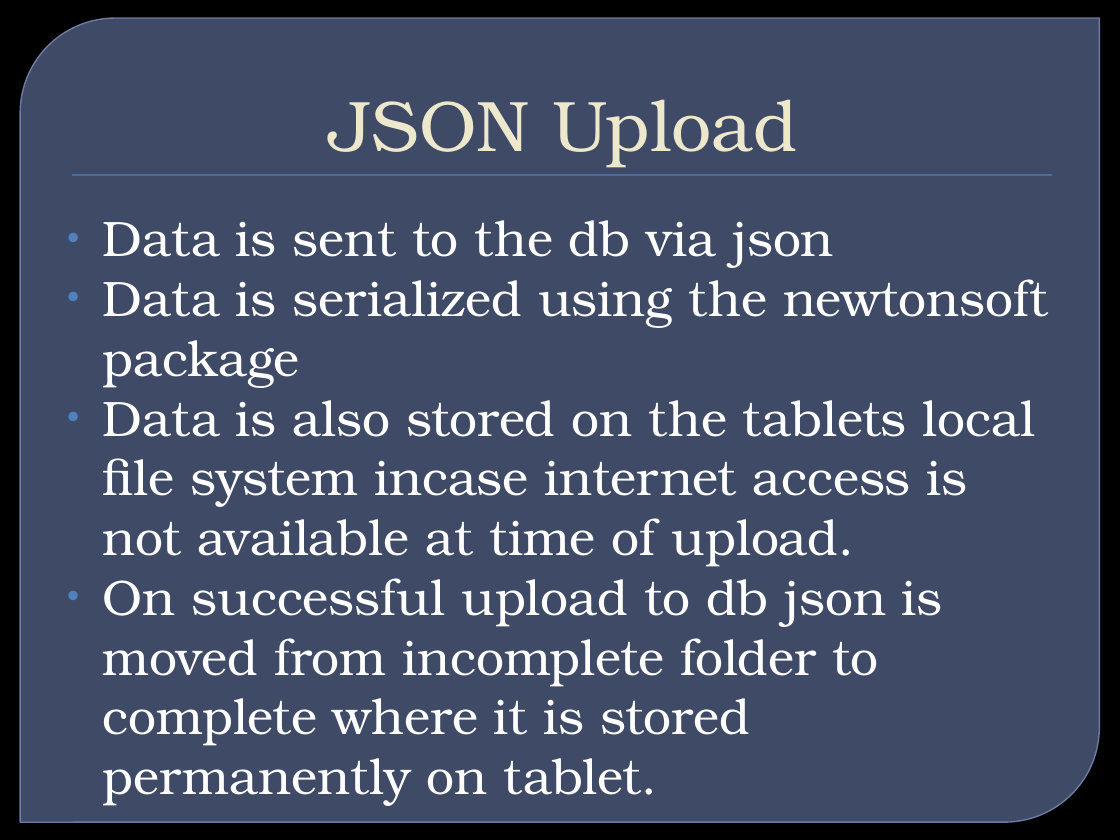
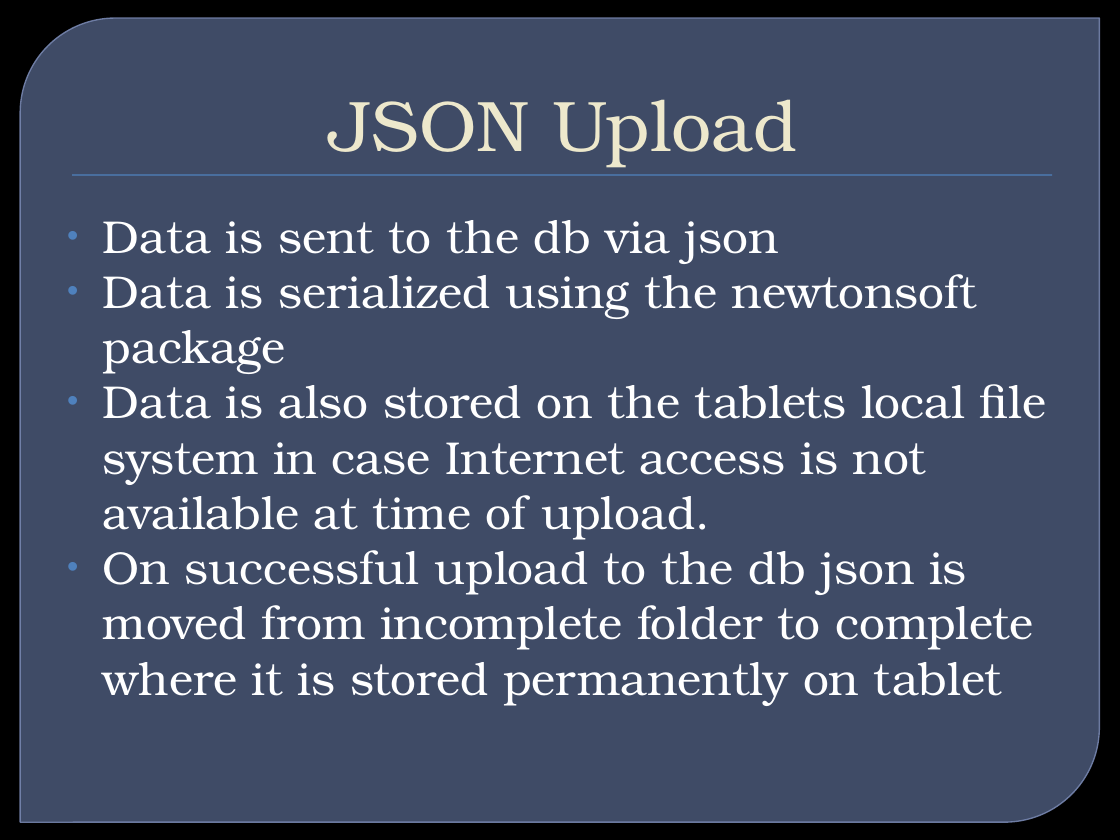
Before and after one commit to ameindygogirl/FishSeniorProject, a slide deck: slide 14 of Briefings/WinterFinalBriefing.pptx. Drawn at 1120x840 pixels with LibreOffice and Linux fonts; fonts in the diff are those of the drawing; background and template pictures are left out. Boxes give left, top, right and bottom in pixels: in the first picture for what was removed or moved away, otherwise in the second. Text is boxed around its words. In the diff, an @@ line names an element or a change of style, - is before the commit and + after.

```diff
--- a/Briefings/WinterFinalBriefing.pptx
+++ b/Briefings/WinterFinalBriefing.pptx
@@ text at [103,220,978,374]: size 32 to 29.6 pt in "Data is sent to the db via ...", "Data is serialized using the newtonsoft package" @@
@@ text at [103,384,1046,706]: text changed; size 32 to 29.6 pt @@
-• Data is also stored on the tablets local file system incase internet access is not available at time of upload.
-• On successful upload to db json is moved from incomplete folder to complete where it is stored permanently on tablet.
+• Data is also stored on the tablets local file system in case Internet access is not available at time of upload.
+• On successful upload to the db json is moved from incomplete folder to complete where it is stored permanently on tablet
```
Also in this commit, not shown: 2 other slides changed, 1 other file.
